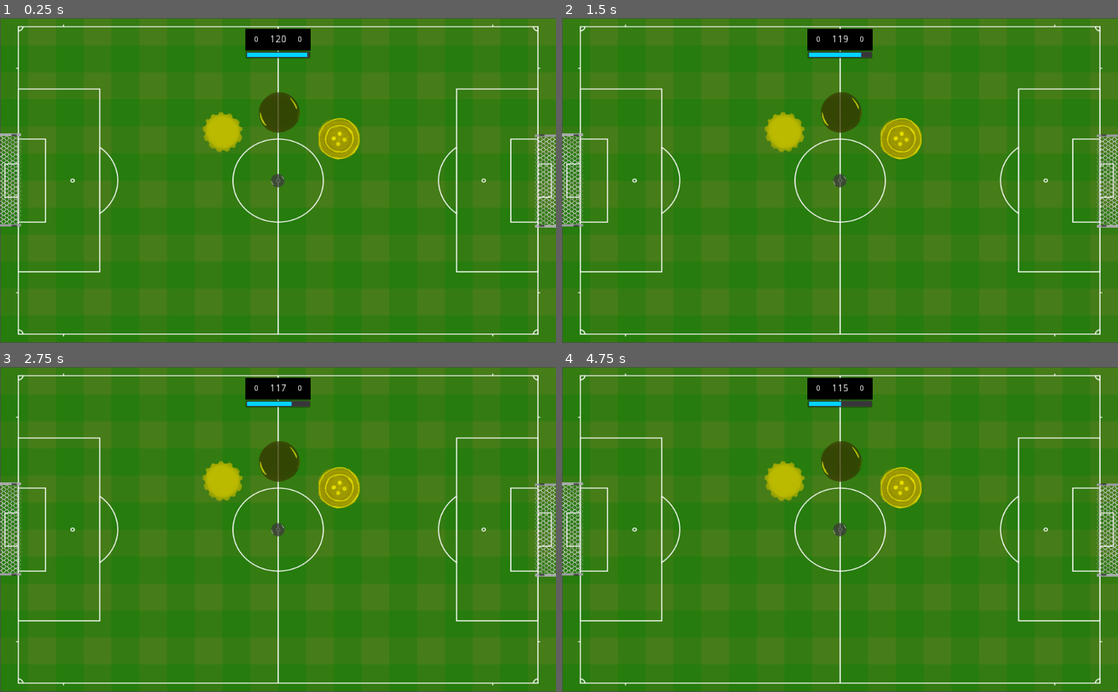
Above: before the commit, frames 1-4 (two rows, left to right).
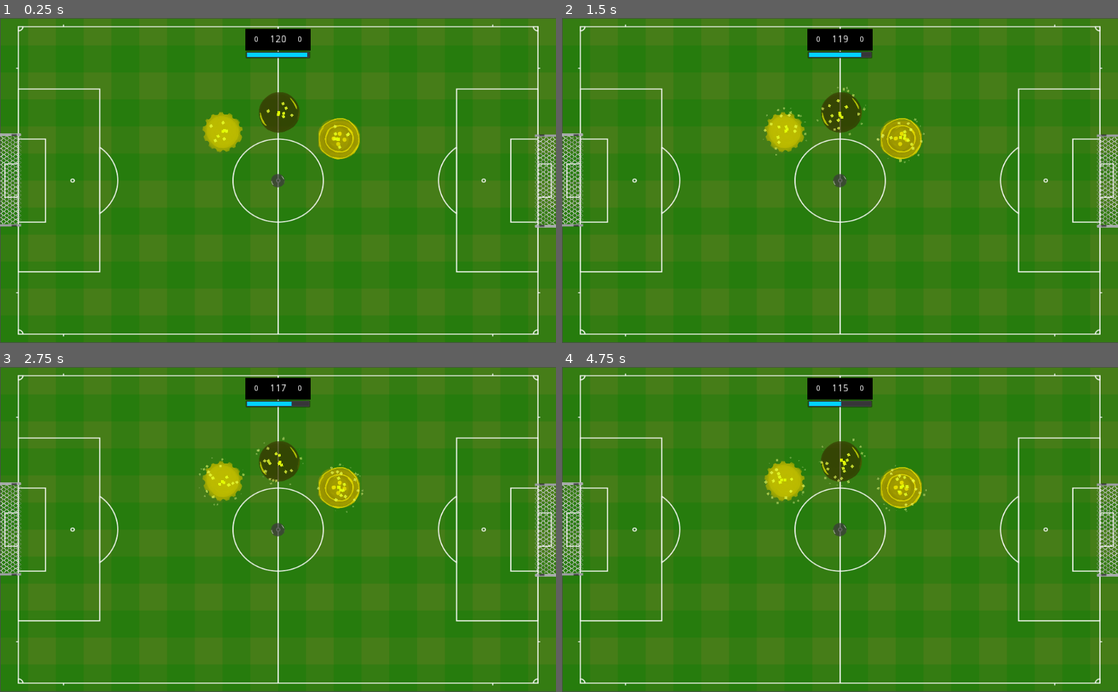
Above: after the commit, the same moments.

Repository: wendeljeske20/CapSoccer
Game: Godot game, scene res://Scenes/Match.tscn
The game is run twice, just before and just after one commit, with the same random seed, the same clock (stepped at 60 frames per second) and the same inputs.
Inputs:
- Up to frame 1 (0.25 s): no input
- Up to frame 2 (1.5 s): no input
- Up to frame 3 (2.75 s): no input
- Up to frame 4 (4.75 s): no input

The runs differ from the first frame. In frame 1, 0.1% of the frame differs, in the area x 37-63%, y 25-41%; in frame 2, 0.2%; in frame 3, 0.2%; in frame 4, 0.3%, in the area x 36-66%, y 22-45%.
Error in both runs: Attempt to call function 'add_child' in base 'null instance' on a null instance. (res://Scripts/Player.gd:34)

Commit message:
Adding some particles for the modifiers

Diff:
--- a/Scenes/Modifiers/Modifier-Button.tscn
+++ b/Scenes/Modifiers/Modifier-Button.tscn
@@ -1,10 +1,38 @@
-[gd_scene load_steps=4 format=2]
+[gd_scene load_steps=9 format=2]
 
 [ext_resource path="res://Scripts/Modifiers/BallModifier.gd" type="Script" id=1]
 [ext_resource path="res://Sprites/bola_botao_costura.png" type="Texture" id=2]
 
 [sub_resource type="CircleShape2D" id=1]
 radius = 39.0358
+
+[sub_resource type="Gradient" id=2]
+colors = PoolColorArray( 0.898438, 1, 0, 1, 1, 1, 1, 0 )
+
+[sub_resource type="GradientTexture" id=3]
+gradient = SubResource( 2 )
+
+[sub_resource type="Curve" id=4]
+_data = [ Vector2( 0, 1 ), 0.0, 0.0, 0, 0, Vector2( 1, 0 ), -2.32254, 0.0, 0, 0 ]
+
+[sub_resource type="CurveTexture" id=5]
+curve = SubResource( 4 )
+
+[sub_resource type="ParticlesMaterial" id=6]
+render_priority = 1
+flag_disable_z = true
+spread = 180.0
+gravity = Vector3( 0, 0, 0 )
+initial_velocity = 103.0
+initial_velocity_random = 0.1
+angular_velocity = 291.7
+angular_velocity_random = 0.3
+orbit_velocity = 0.7
+orbit_velocity_random = 0.0
+scale = 5.5
+scale_random = 0.16
+scale_curve = SubResource( 5 )
+color_ramp = SubResource( 3 )
 
 [node name="Modifier-Official" type="Area2D"]
 script = ExtResource( 1 )
@@ -19,3 +47,7 @@
 [node name="CollisionShape2D" type="CollisionShape2D" parent="."]
 visible = false
 shape = SubResource( 1 )
+
+[node name="Particles2D" type="Particles2D" parent="."]
+amount = 30
+process_material = SubResource( 6 )
--- a/Scenes/Modifiers/Modifier-Cap.tscn
+++ b/Scenes/Modifiers/Modifier-Cap.tscn
@@ -1,10 +1,38 @@
-[gd_scene load_steps=4 format=2]
+[gd_scene load_steps=9 format=2]
 
 [ext_resource path="res://Scripts/Modifiers/BallModifier.gd" type="Script" id=1]
 [ext_resource path="res://Sprites/bola_tampinha.png" type="Texture" id=2]
 
 [sub_resource type="CircleShape2D" id=1]
 radius = 39.0358
+
+[sub_resource type="Gradient" id=2]
+colors = PoolColorArray( 0.898438, 1, 0, 1, 1, 1, 1, 0 )
+
+[sub_resource type="GradientTexture" id=3]
+gradient = SubResource( 2 )
+
+[sub_resource type="Curve" id=4]
+_data = [ Vector2( 0, 1 ), 0.0, 0.0, 0, 0, Vector2( 1, 0 ), -2.32254, 0.0, 0, 0 ]
+
+[sub_resource type="CurveTexture" id=5]
+curve = SubResource( 4 )
+
+[sub_resource type="ParticlesMaterial" id=6]
+render_priority = 1
+flag_disable_z = true
+spread = 180.0
+gravity = Vector3( 0, 0, 0 )
+initial_velocity = 103.0
+initial_velocity_random = 0.1
+angular_velocity = 291.7
+angular_velocity_random = 0.3
+orbit_velocity = 0.7
+orbit_velocity_random = 0.0
+scale = 5.5
+scale_random = 0.16
+scale_curve = SubResource( 5 )
+color_ramp = SubResource( 3 )
 
 [node name="Modifier-Cap" type="Area2D"]
 script = ExtResource( 1 )
@@ -19,3 +47,7 @@
 [node name="CollisionShape2D" type="CollisionShape2D" parent="."]
 visible = false
 shape = SubResource( 1 )
+
+[node name="Particles2D" type="Particles2D" parent="."]
+amount = 30
+process_material = SubResource( 6 )
--- a/Scenes/Modifiers/Modifier-Official.tscn
+++ b/Scenes/Modifiers/Modifier-Official.tscn
@@ -1,10 +1,38 @@
-[gd_scene load_steps=4 format=2]
+[gd_scene load_steps=9 format=2]
 
 [ext_resource path="res://Scripts/Modifiers/BallModifier.gd" type="Script" id=1]
 [ext_resource path="res://Sprites/bola_botao_oficial.png" type="Texture" id=2]
 
-[sub_resource type="CircleShape2D" id=1]
+[sub_resource type="CircleShape2D" id=7]
 radius = 39.0358
+
+[sub_resource type="Gradient" id=2]
+colors = PoolColorArray( 0.898438, 1, 0, 1, 1, 1, 1, 0 )
+
+[sub_resource type="GradientTexture" id=3]
+gradient = SubResource( 2 )
+
+[sub_resource type="Curve" id=4]
+_data = [ Vector2( 0, 1 ), 0.0, 0.0, 0, 0, Vector2( 1, 0 ), -2.32254, 0.0, 0, 0 ]
+
+[sub_resource type="CurveTexture" id=5]
+curve = SubResource( 4 )
+
+[sub_resource type="ParticlesMaterial" id=6]
+render_priority = 1
+flag_disable_z = true
+spread = 180.0
+gravity = Vector3( 0, 0, 0 )
+initial_velocity = 103.0
+initial_velocity_random = 0.1
+angular_velocity = 291.7
+angular_velocity_random = 0.3
+orbit_velocity = 0.7
+orbit_velocity_random = 0.0
+scale = 5.5
+scale_random = 0.16
+scale_curve = SubResource( 5 )
+color_ramp = SubResource( 3 )
 
 [node name="Modifier-Official" type="Area2D"]
 script = ExtResource( 1 )
@@ -18,4 +46,8 @@
 
 [node name="CollisionShape2D" type="CollisionShape2D" parent="."]
 visible = false
-shape = SubResource( 1 )
+shape = SubResource( 7 )
+
+[node name="Particles2D" type="Particles2D" parent="."]
+amount = 30
+process_material = SubResource( 6 )
